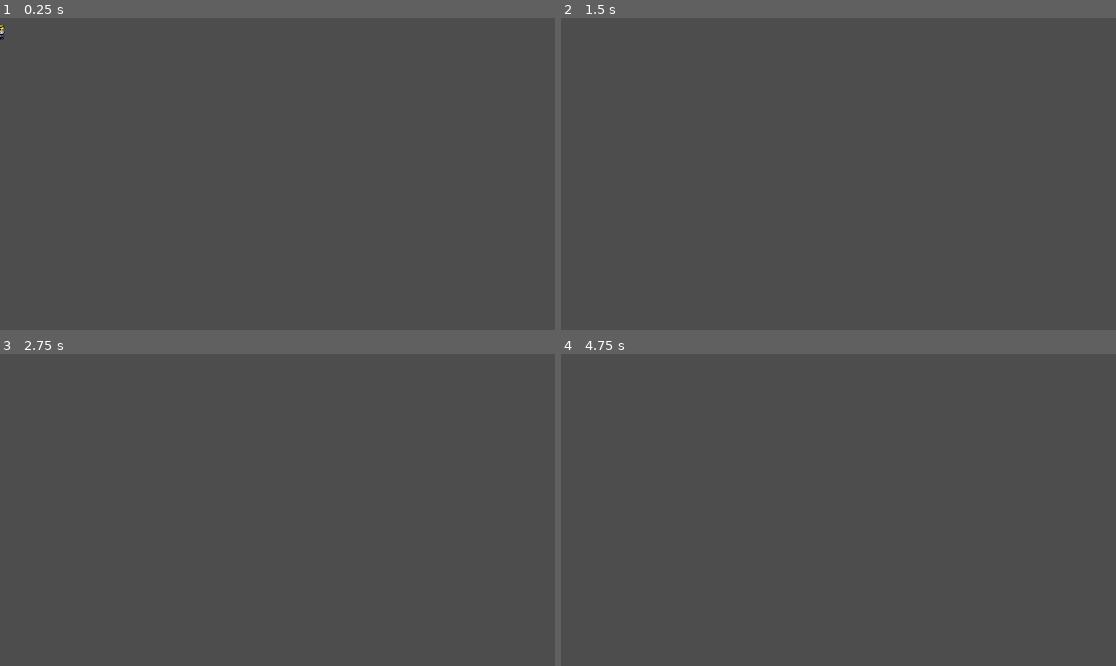
Above: before the commit, frames 1-4 (two rows, left to right).
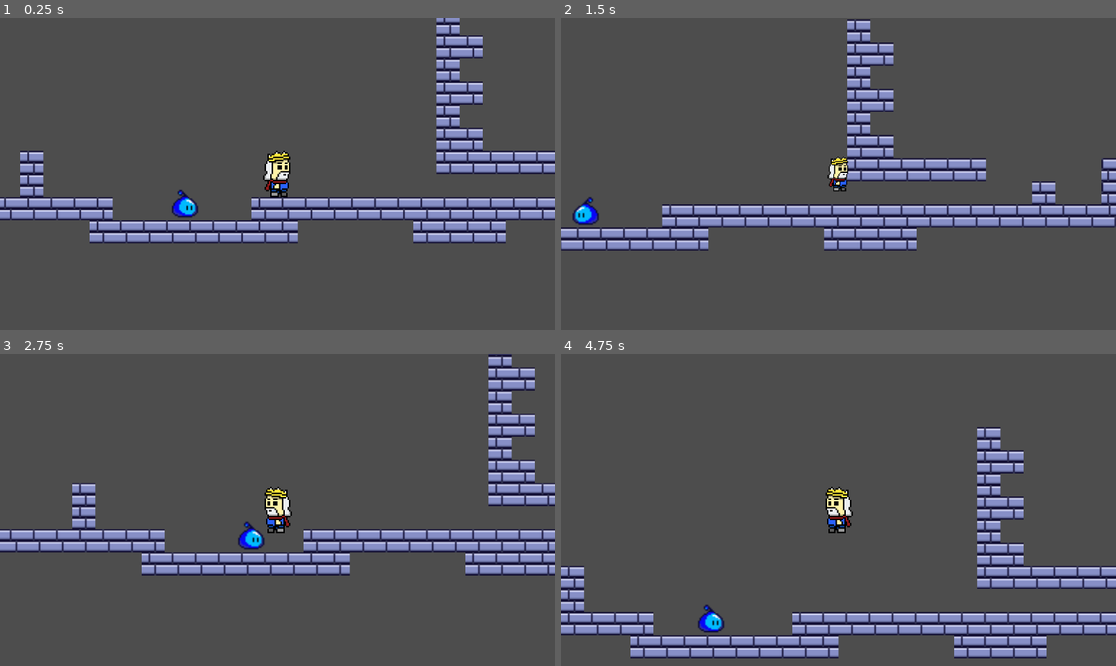
Above: after the commit, the same moments.

Repository: AND0MASTER/gamejam
Game: Godot game, scene res://Scenes/game.tscn
Two runs of this game, one before a commit and one after it. Both use one fixed random seed, a clock stepped at 60 frames per second and the inputs below. Before the commit the project starts from res://Scenes/player.tscn.
Inputs:
- Up to frame 1 (0.25 s): no input
- Up to frame 2 (1.5 s): hold D (move_right) from 0.53 s (still down); tap F (grow) at 0.6, 1.35 s; tap W (jump) at 0.77 s
- Up to frame 3 (2.75 s): tap W (jump) at 1.52 s; release D (move_right) at 2.03 s; hold A (move_left) from 2.03 s (still down); tap F (grow) at 2.1 s
- Up to frame 4 (4.75 s): release A (move_left) at 2.78 s; hold D (move_right) 2.78-4.28 s; tap F (grow) at 2.85, 3.6, 4.35 s; tap W (jump) at 3.02, 3.77, 4.52 s; hold A (move_left) from 4.28 s (still down)

The runs differ from the first frame. In frame 1, 15% of the frame differs, in the area x 0-100%, y 0-73%; in frame 2, 15%; in frame 3, 14%; in frame 4, 15%, in the area x 0-100%, y 23-98%.

Commit message:
climbing

Diff:
--- a/Scenes/game.tscn
+++ b/Scenes/game.tscn
@@ -13,20 +13,12 @@
 0:1/0/physics_layer_0/polygon_0/points = PackedVector2Array(-8, -8, 8, -8, 8, 8, -8, 8)
 1:1/0 = 0
 1:1/0/physics_layer_0/polygon_0/points = PackedVector2Array(-8, -8, 8, -8, 8, 8, -8, 8)
-0:2/0 = 0
-0:2/0/physics_layer_0/polygon_0/points = PackedVector2Array(-8, -8, 8, -8, 8, 8, -8, 8)
-1:2/0 = 0
-1:2/0/physics_layer_0/polygon_0/points = PackedVector2Array(-8, -8, 8, -8, 8, 8, -8, 8)
 2:2/0 = 0
 2:2/0/physics_layer_0/polygon_0/points = PackedVector2Array(-8, -8, 8, -8, 8, 8, -8, 8)
 3:2/0 = 0
 3:2/0/physics_layer_0/polygon_0/points = PackedVector2Array(-8, -8, 8, -8, 8, 8, -8, 8)
 4:2/0 = 0
 4:2/0/physics_layer_0/polygon_0/points = PackedVector2Array(-8, -8, -0.539576, -0.359716, 8, 8, -8, 8)
-0:3/0 = 0
-0:3/0/physics_layer_0/polygon_0/points = PackedVector2Array(-8, -8, 8, -8, 8, 8, -8, 8)
-1:3/0 = 0
-1:3/0/physics_layer_0/polygon_0/points = PackedVector2Array(-8, -8, 8, -8, 8, 8, -8, 8)
 2:3/0 = 0
 2:3/0/physics_layer_0/polygon_0/points = PackedVector2Array(-8, -8, 8, -8, 8, 8, -8, 8)
 3:3/0 = 0
@@ -35,18 +27,10 @@
 4:3/0/physics_layer_0/polygon_0/points = PackedVector2Array(-8, -8, 8, -8, 8, 8, -8, 8)
 5:3/0 = 0
 5:3/0/physics_layer_0/polygon_0/points = PackedVector2Array(-8, -8, -0.539576, -0.359716, 8, 8, -8, 8)
-0:4/0 = 0
-0:4/0/physics_layer_0/polygon_0/points = PackedVector2Array(-8, -8, 8, -8, 8, 8, -8, 8)
-1:4/0 = 0
-1:4/0/physics_layer_0/polygon_0/points = PackedVector2Array(-8, -8, 8, -8, 8, 8, -8, 8)
 4:4/0 = 0
 5:4/0 = 0
 14:4/0 = 0
 15:4/0 = 0
-0:5/0 = 0
-0:5/0/physics_layer_0/polygon_0/points = PackedVector2Array(-8, -8, 8, -8, 8, 8, -8, 8)
-1:5/0 = 0
-1:5/0/physics_layer_0/polygon_0/points = PackedVector2Array(-8, -8, 8, -8, 8, 8, -8, 8)
 4:5/0 = 0
 5:5/0 = 0
 13:5/0 = 0
@@ -101,6 +85,24 @@
 8:12/0 = 0
 10:12/size_in_atlas = Vector2i(2, 2)
 10:12/0 = 0
+12:12/size_in_atlas = Vector2i(2, 2)
+12:12/0 = 0
+0:2/0 = 0
+0:2/0/physics_layer_0/polygon_0/points = PackedVector2Array(-8, -8, 8, -8, 8, 8, -8, 8)
+0:3/0 = 0
+0:3/0/physics_layer_0/polygon_0/points = PackedVector2Array(-8, -8, 8, -8, 8, 8, -8, 8)
+0:4/0 = 0
+0:4/0/physics_layer_0/polygon_0/points = PackedVector2Array(-8, -8, 8, -8, 8, 8, -8, 8)
+0:5/0 = 0
+0:5/0/physics_layer_0/polygon_0/points = PackedVector2Array(-8, -8, 8, -8, 8, 8, -8, 8)
+1:2/0 = 0
+1:2/0/physics_layer_0/polygon_0/points = PackedVector2Array(-8, -8, 8, -8, 8, 8, -8, 8)
+1:3/0 = 0
+1:3/0/physics_layer_0/polygon_0/points = PackedVector2Array(-8, -8, 8, -8, 8, 8, -8, 8)
+1:4/0 = 0
+1:4/0/physics_layer_0/polygon_0/points = PackedVector2Array(-8, -8, 8, -8, 8, 8, -8, 8)
+1:5/0 = 0
+1:5/0/physics_layer_0/polygon_0/points = PackedVector2Array(-8, -8, 8, -8, 8, 8, -8, 8)
 
 [sub_resource type="TileSet" id="TileSet_3dryh"]
 physics_layer_0/collision_layer = 1
@@ -114,7 +116,7 @@
 [node name="TileMap" type="TileMap" parent="."]
 tile_set = SubResource("TileSet_3dryh")
 format = 2
-layer_0/tile_data = PackedInt32Array(-1, 0, 1, -65536, 0, 1, …(522 unchanged characters)…  0, 2, 65534, 0, 2, 65535, 0, 2, 0, 0, 2)
+layer_0/tile_data = PackedInt32Array(-1, 0, 1, -65536, 0, 1, …(522 unchanged characters)…  0, 2, 65534, 0, 2, 65535, 0, 2, 0, 0, 2, -65524, 0, 2, -65523, 0, 2, -65522, 0, 2, -65521, 0, 2, -65520, 0, 2, -65519, 0, 2, -65518, 0, 2, -9, 0, 2, -10, 0, 2, -11, 0, 2, -12, 0, 2, -13, 0, 2, -14, 0, 2, -15, 0, 2, -16, 0, 2, -131083, 0, 2, -65547, 0, 2, -17, 0, 2, -18, 0, 2, -19, 0, 2, -20, 0, 2, -21, 0, 2, -65557, 0, 2, -131093, 0, 2, -131057, 0, 2, -131054, 65536, 2, -196590, 65536, 2, -65517, 65536, 2, -65516, 65536, 2, -65515, 65536, 2, -131051, 65536, 2, -196587, 65536, 2, -262123, 65536, 2)
 
 [node name="Player" parent="." instance=ExtResource("1_ebmjs")]
 position = Vector2(2, -39)
--- a/Scenes/player.tscn
+++ b/Scenes/player.tscn
@@ -78,3 +78,7 @@
 
 [node name="RayCastSmall" type="RayCast2D" parent="."]
 target_position = Vector2(0, -19)
+
+[node name="RayCastWall" type="RayCast2D" parent="."]
+position = Vector2(0, 13)
+target_position = Vector2(14, 0)
--- a/Script/auto_loaded_script.gd
+++ b/Script/auto_loaded_script.gd
@@ -1,7 +1,12 @@
 extends Node
 
 var SIZE = 1
+var climbing = false
 
 func _process(delta: float) -> void:
 	if SIZE < 0.5:
 		SIZE = 0.5
+	if SIZE == 0.5:
+		climbing = true
+	else:
+		climbing = false
--- a/Script/player.gd
+++ b/Script/player.gd
@@ -2,9 +2,10 @@
 
 
 const SPEED = 200.0
-const JUMP_VELOCITY = -400
+const JUMP_VELOCITY = -350
 @onready var animated_sprite_2d: AnimatedSprite2D = $AnimatedSprite2D
 @onready var ray_cast_small: RayCast2D = $RayCastSmall
+@onready var ray_cast_wall: RayCast2D = $RayCastWall
 
 func _process(delta: float) -> void:
 	scale.x = AutoLoadedScript.SIZE
@@ -25,9 +26,20 @@
 	# Get the input direction and handle the movement/deceleration.
 	# As good practice, you should replace UI actions with custom gameplay actions.
 	var direction := Input.get_axis("move_left", "move_right")
+
+	if direction > 0:
+		animated_sprite_2d.flip_h = false
+		ray_cast_wall.scale.x =1
+	elif direction < 0:
+		animated_sprite_2d.flip_h = true
+		ray_cast_wall.scale.x = -1
+
 	if direction:
 		velocity.x = direction * SPEED
 	else:
 		velocity.x = move_toward(velocity.x, 0, SPEED)
 
+	if ray_cast_wall.is_colliding() && AutoLoadedScript.climbing == true:
+		velocity.y = -50
+
 	move_and_slide()
--- a/Script/shrinkzone.gd
+++ b/Script/shrinkzone.gd
@@ -7,5 +7,5 @@
 
 func _on_body_entered(body: Node2D) -> void:
 	print(AutoLoadedScript.SIZE)
-	AutoLoadedScript.SIZE -= 0.1
+	AutoLoadedScript.SIZE -= 0.125
 	print(AutoLoadedScript.SIZE)
--- a/project.godot
+++ b/project.godot
@@ -11,7 +11,7 @@
 [application]
 
 config/name="gamejam"
-run/main_scene="uid://vgfjb3roo1xx"
+run/main_scene="uid://d35tfankmdvid"
 config/features=PackedStringArray("4.4", "GL Compatibility")
 config/icon="res://icon.svg"
 
